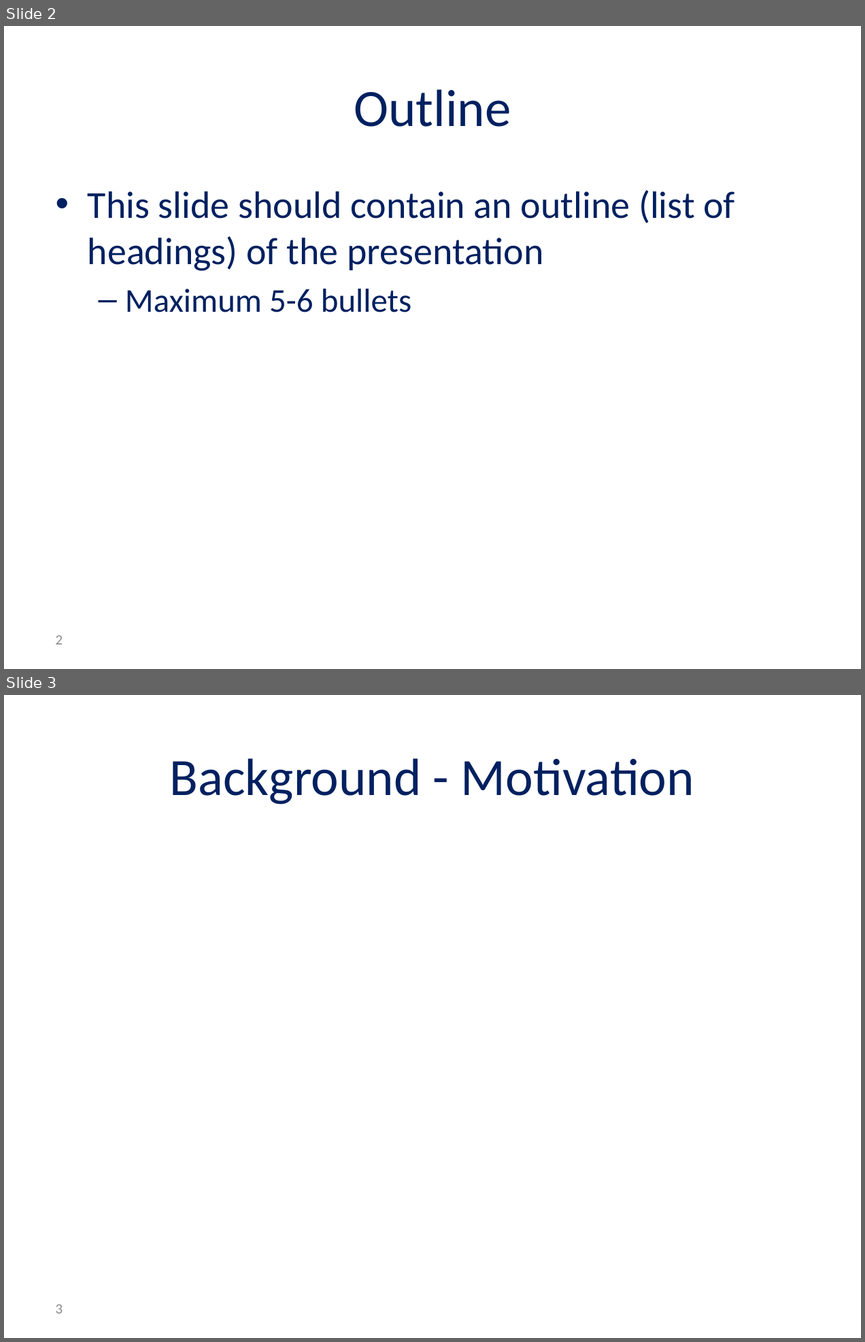
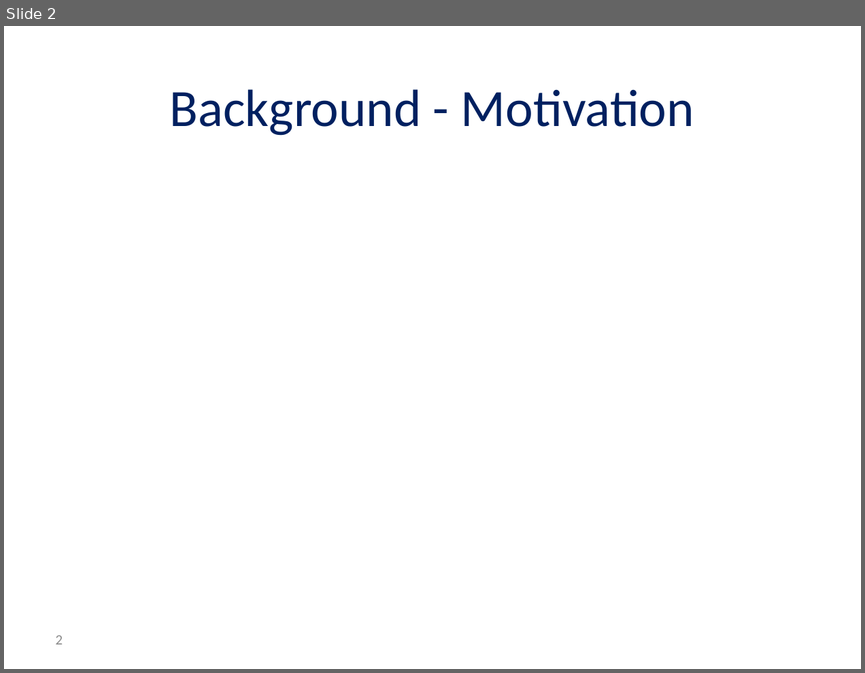
Before and after one commit to reggevlivney/BrainSway, a slide deck: Project_Midterm_Presentation.pptx. Shown one above the other, each under a label of ours: slides 2 and 3 before the commit, slide 2 after it. The pictures are 865x1342 and 865x673 pixels, drawn with LibreOffice and Linux fonts; fonts in the diff are those of the drawing; grey boxes stand for pictures; background and template pictures are left out. Boxes give left, top, right and bottom in pixels: in the first picture for what was removed or moved away, otherwise in the second. Text is boxed around its words. In the diff, an @@ line names an element or a change of style, - is before the commit and + after.

```diff
--- a/Project_Midterm_Presentation.pptx
+++ b/Project_Midterm_Presentation.pptx
@@ slide 2 removed at <box>4,26,861,669</box>, background #FFFFFF @@
@@ title removed at <box>354,89,511,127</box> @@
-Outline
@@ text removed at <box>88,190,735,312</box> @@
-• This slide should contain an outline (list of headings) of the presentation
-  – Maximum 5-6 bullets
@@ page number removed at <box>56,635,63,644</box> @@
-2
@@ what was slide 3 is now slide 2 @@
@@ page number at <box>56,635,63,644</box>: text changed @@
-3
+2
```
Also in this commit, not shown: 14 slides changed, 2 slides added, 2 other slides removed.
